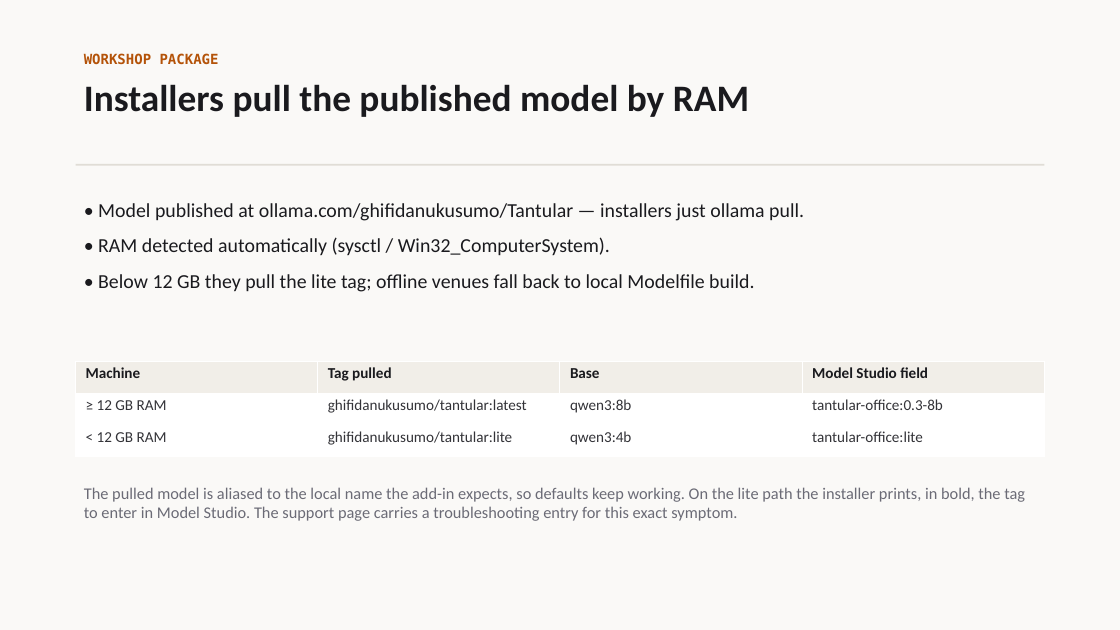
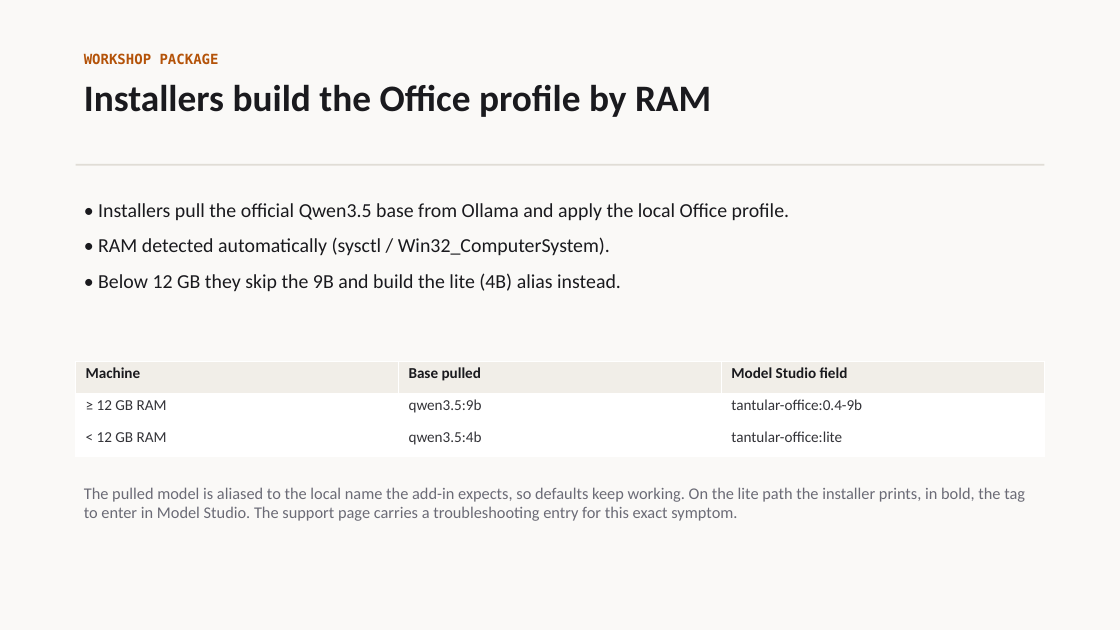
Before and after one commit to ghifiardi/LLM-Indonesia, a slide deck: slide 6 of tantular_office_addin/docs/MODEL_PERFORMANCE.pptx. Drawn at 1120x630 pixels with LibreOffice and Linux fonts; fonts in the diff are those of the drawing. Boxes give left, top, right and bottom in pixels: in the first picture for what was removed or moved away, otherwise in the second. Text is boxed around its words. In the diff, an @@ line names an element or a change of style, - is before the commit and + after.

```diff
--- a/tantular_office_addin/docs/MODEL_PERFORMANCE.pptx
+++ b/tantular_office_addin/docs/MODEL_PERFORMANCE.pptx
@@ text at (x1=84, y1=84, x2=711, y2=117): text changed @@
-Installers pull the published model by RAM
+Installers build the Office profile by RAM
@@ text at (x1=98, y1=203, x2=789, y2=221): text changed @@
-• Model published at ollama.com/ghifidanukusumo/Tantular — installers just ollama pull.
+• Installers pull the official Qwen3.5 base from Ollama and apply the local Office profile.
@@ text at (x1=98, y1=273, x2=621, y2=292): text changed @@
-• Below 12 GB they pull the lite tag; offline venues fall back to local Modelfile build.
+• Below 12 GB they skip the 9B and build the lite (4B) alias instead.
@@ table at (x1=76, y1=361, x2=1044, y2=457) @@
-column 2: Tag pulled | ghifidanukusumo/tantular:latest | ghifidanukusumo/tantular:lite
-column 3: Base | qwen3:8b | qwen3:4b
-column 4: Model Studio field | tantular-office:0.3-8b | tantular-office:lite
+column 2: Base pulled | qwen3.5:9b | qwen3.5:4b
+column 3: Model Studio field | tantular-office:0.4-9b | tantular-office:lite
```
Also in this commit, not shown: 6 other slides changed, 22 other files.
